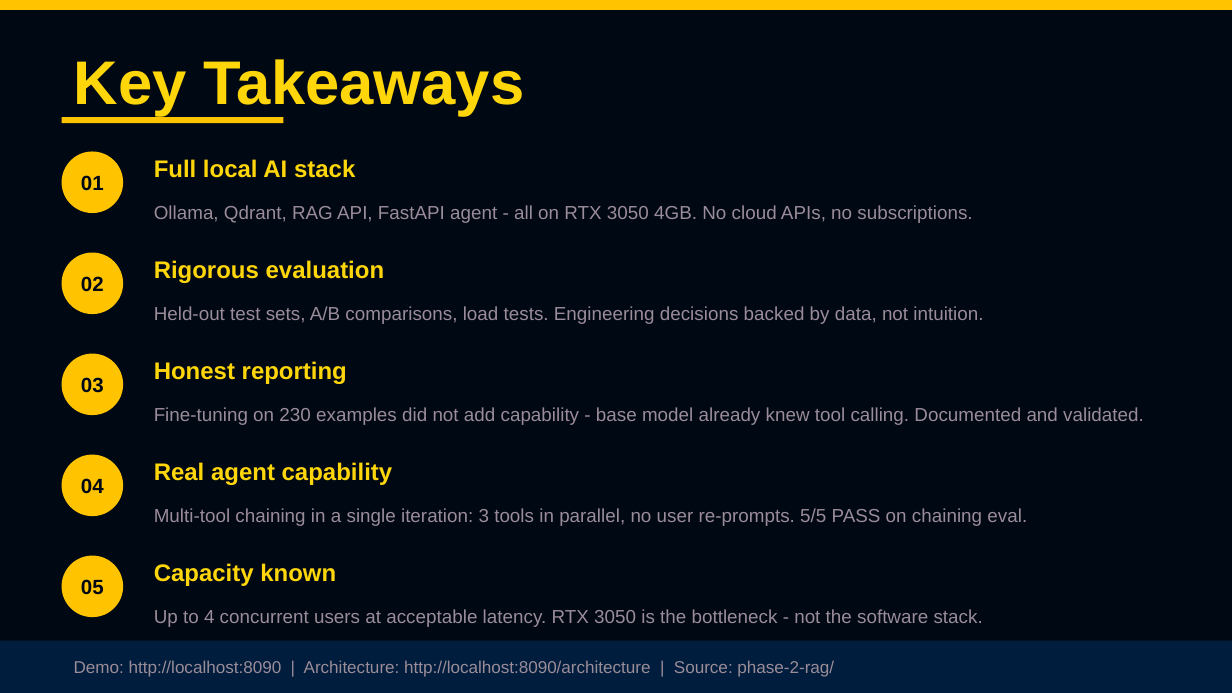
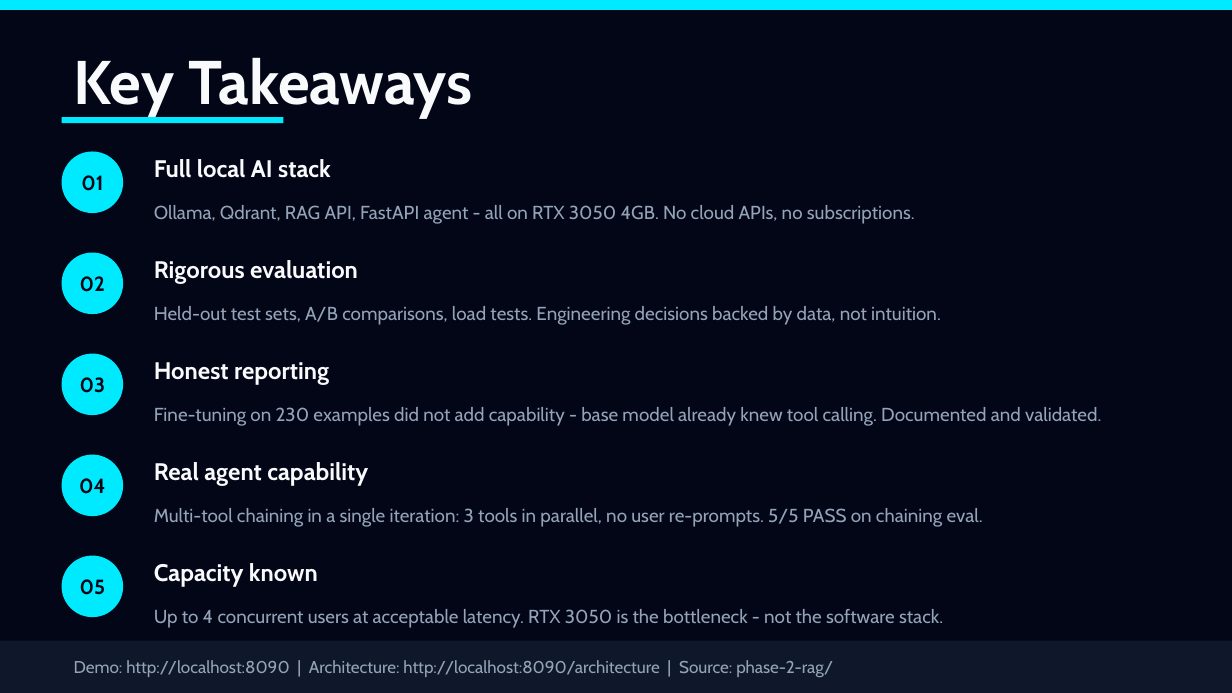
Before and after one commit to alvrooperez/LLM-agent, a slide deck: slide 14 of app/slides/output/ai-engineering-portfolio.pptx. Drawn at 1232x693 pixels with LibreOffice and Linux fonts; fonts in the diff are those of the drawing. Boxes give left, top, right and bottom in pixels: in the first picture for what was removed or moved away, otherwise in the second. Text is boxed around its words. In the diff, an @@ line names an element or a change of style, - is before the commit and + after.

Commit message:
feat(presentation): improve portfolio slides style and add interactive web presentation

```diff
--- a/app/slides/output/ai-engineering-portfolio.pptx
+++ b/app/slides/output/ai-engineering-portfolio.pptx
@@ rectangle at <box>0,0,1232,692</box>: fill #000814 to #020617 @@
@@ font Arial to Cabin, text colour #000814 to #020617 in 5 elements at <box>81,175,103,191</box>, <box>80,276,105,292</box>, <box>80,377,106,393</box>, <box>79,478,105,494</box>, <box>80,579,105,595</box> @@
@@ fill #FFC300 to #00EAFF in 7 elements at <box>0,0,1232,10</box>, <box>62,117,283,123</box>, <box>62,152,123,213</box>, <box>62,253,123,314</box>, <box>62,354,123,415</box>, <box>62,455,123,516</box>, <box>62,556,123,617</box> @@
@@ font Arial to Cabin, text colour #FFD60A to #F8FAFC in 6 elements at <box>74,57,472,118</box>, <box>154,159,331,178</box>, <box>154,260,358,284</box>, <box>154,362,329,385</box>, <box>154,462,368,486</box>, <box>154,563,318,587</box> @@
@@ rectangle at <box>0,641,1232,692</box>: fill #001D3D to #0F172A @@
@@ font Arial to Cabin, text colour #9A8C98 to #94A3B8 in 6 elements at <box>154,205,915,224</box>, <box>154,306,941,325</box>, <box>154,407,1101,426</box>, <box>154,508,983,527</box>, <box>154,609,943,628</box>, <box>74,660,833,677</box> @@
```
Also in this commit, not shown: 13 other slides changed, 16 other files.
